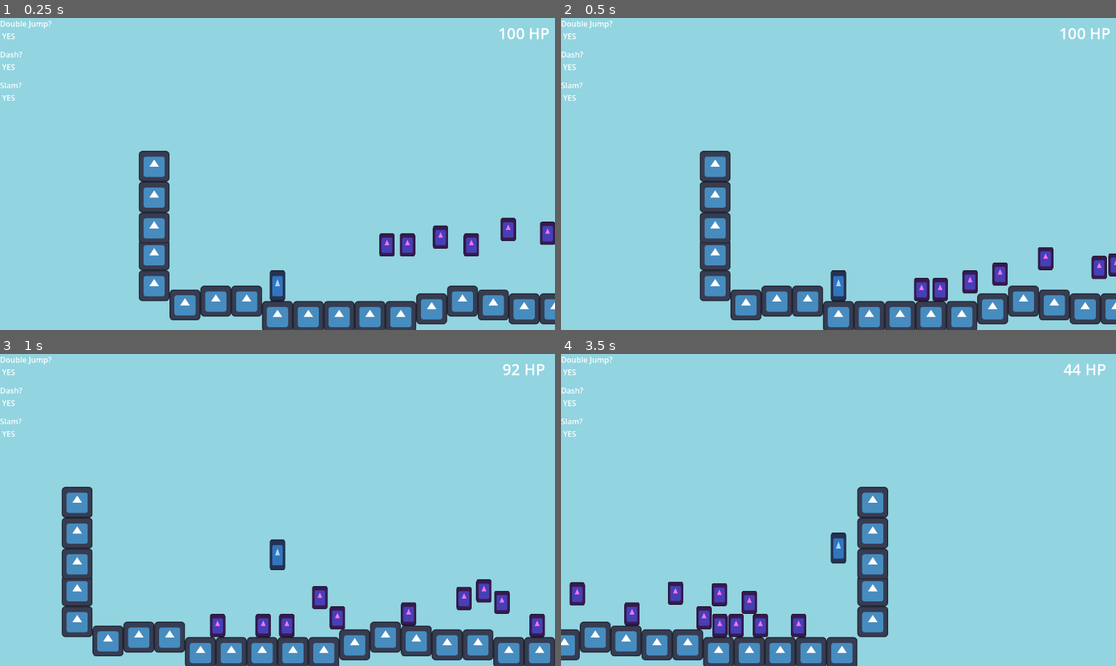
Above: before the commit, frames 1-4 (two rows, left to right).
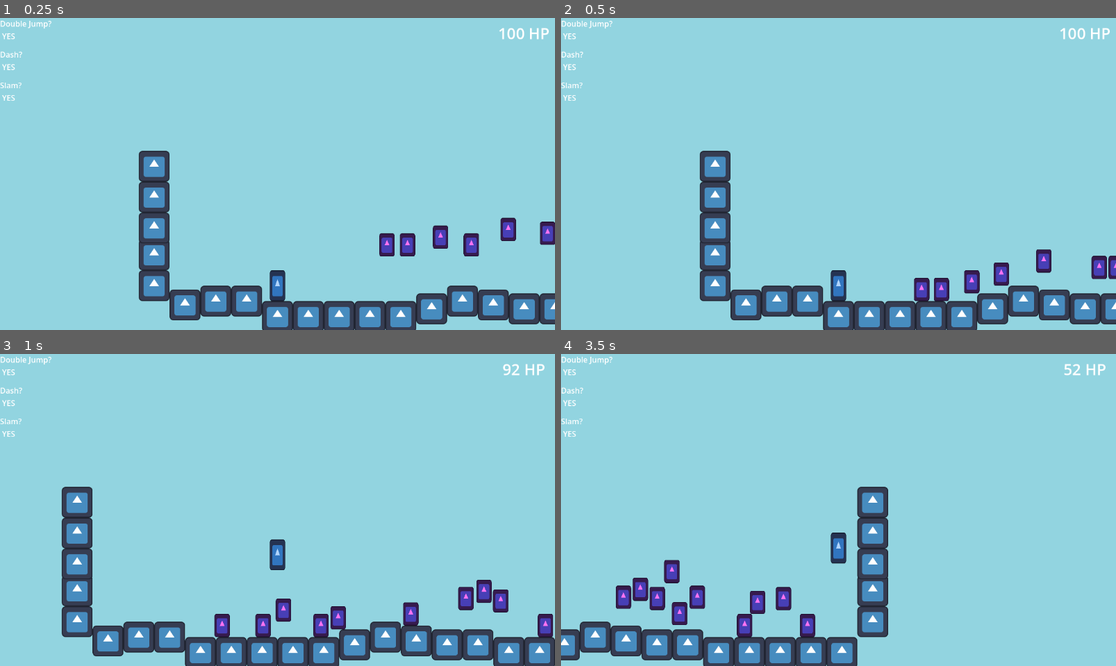
Above: after the commit, the same moments.

Repository: HeroHunterIguess/untitled-wip-game
Game: Godot game, scene res://scenes/worlds/test_scene.tscn
Same seed, same stepped clock (60 frames per second), same inputs: the game is played once before the commit and once after it. The engine's default icon, where the game draws it, is replaced by a stand-in: a white triangle on a blue panel in a dark square.
Inputs (mouse positions are in pixels of both pictures, inside the frame that each line leads up to):
- Up to frame 1 (0.25 s): no input
- Up to frame 2 (0.5 s): no input
- Up to frame 3 (1 s): move the mouse to (399, 494) at 0.52 s; hold D (right) from 0.53 s (still down); tap E (air_freeze) at 0.6 s; tap Space (double jump) at 0.77 s
- Up to frame 4 (3.5 s): move the mouse to (727, 525) at 1.27 s; tap Shift (dash) at 1.35 s; tap Space (double jump) at 1.52, 3.02 s; move the mouse to (894, 441) at 2.02 s; release D (right) at 2.03 s; hold A (left) 2.03-2.78 s; right-click (894, 441) at 2.1 s; move the mouse to (810, 572) at 2.77 s; hold D (right) from 2.78 s (still down); tap F (ground_slam) at 2.85 s

Frame 1 is identical in both runs. In frame 2, 0.5% of the frame differs, in the area x 66-100%, y 73-91%; in frame 3, 1.7%; in frame 4, 3.8%, in the area x 1-94%, y 3-91%.

Commit message:
Update basic_enemy speed

Diff:
--- a/scripts/game/basic_enemy.gd
+++ b/scripts/game/basic_enemy.gd
@@ -1,7 +1,7 @@
 extends CharacterBody2D
 
 const JUMP_FORCE = 550
-const SOFT_SPEED_CAP = 355
+const SOFT_SPEED_CAP = 325
 const DAMAGE = 8
 
 var health = 100
